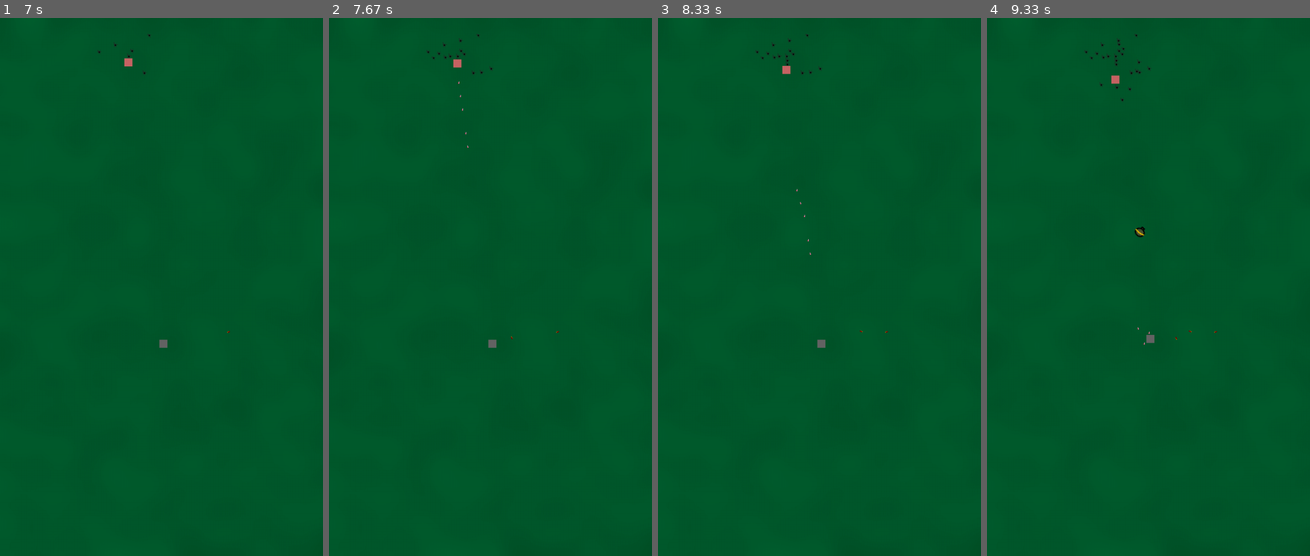
Above: before the commit, frames 1-4 (left to right).
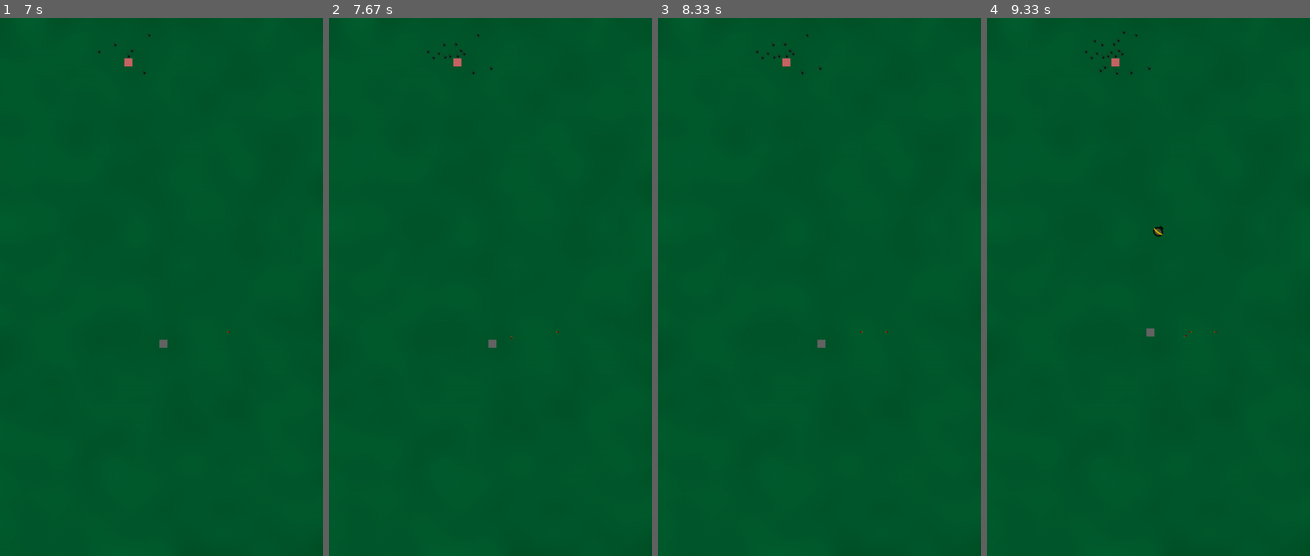
Above: after the commit, the same moments.

Repository: SNIPRS/mnb_halo
Game: pygame game, started from main.py
Two runs of this game, one before a commit and one after it. Both use one fixed random seed, a clock stepped at 60 frames per second and the inputs below.
Inputs (mouse positions are in pixels of both pictures, inside the frame that each line leads up to):
- Up to frame 1 (7 s): click (164, 453) at 0.38 s; click (161, 324) at 0.72 s
- Up to frame 2 (7.67 s): no input
- Up to frame 3 (8.33 s): no input
- Up to frame 4 (9.33 s): no input

Frame 1 is identical in both runs. In frame 2, less than 0.1% of the frame differs, in the area x 38-48%, y 3-25%; in frame 3, 0.1%; in frame 4, 0.3%, in the area x 32-64%, y 2-61%.

Commit message:
pin buffer

Diff:
--- a/sprite/character.py
+++ b/sprite/character.py
@@ -31,6 +31,8 @@
         self.max_pin_health = self.pin_health
         self.min_pin_health = -self.pin_health
         self.pinr_multiplier = 2
+        self.pin_buffer = G.FPS * 1
+        self.max_pin_buffer = self.pin_buffer
 
         self.supercombine_health = self.health // 2
         self.max_supercombine_health = self.supercombine_health
@@ -42,7 +44,14 @@
         self.shoot_while_move = False
 
     def frame(self):
-        self.pin_health = min(self.max_pin_health, self.pin_health + self.pin_health_regen)
+        if -1 <= self.pin_health < 0 and self.pin_buffer > 0:
+            self.pin_buffer -= 1
+            if self.pin_buffer == 0:
+                self.pin_buffer = self.max_pin_buffer
+                self.pin_health = 1
+        else:
+            self.pin_health = int(min(self.max_pin_health, self.pin_health + self.pin_health_regen))
+
         self.supercombine_health = min(self.max_supercombine_health, self.supercombine_health +
                                        self.supercombine_regen)
         self.draw()
